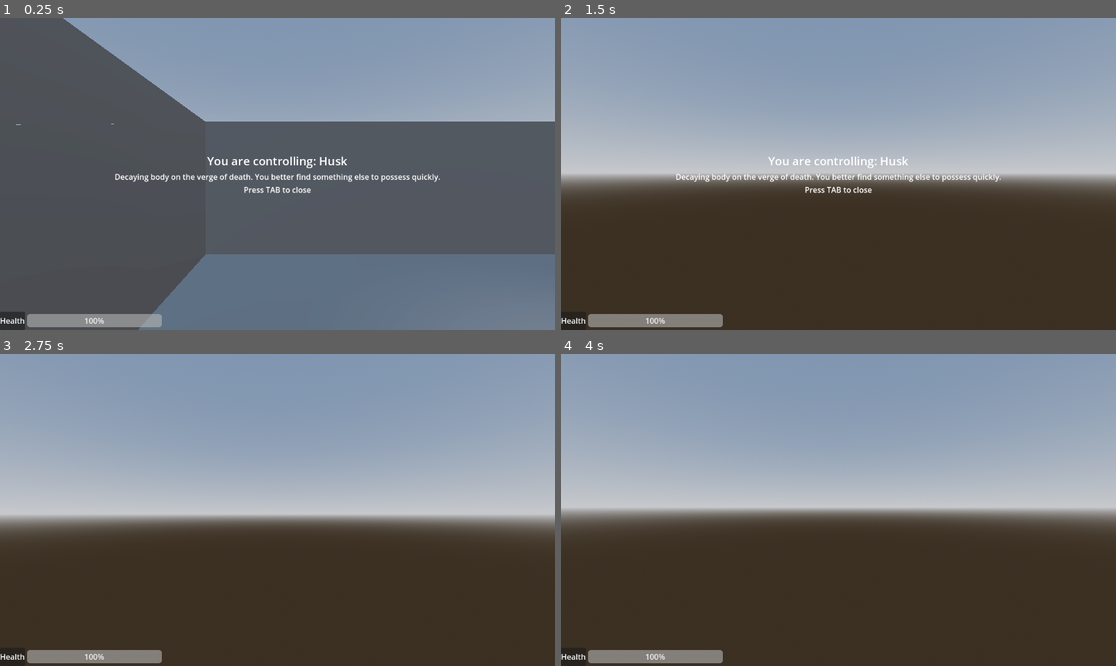
Above: before the commit, frames 1-4 (two rows, left to right).
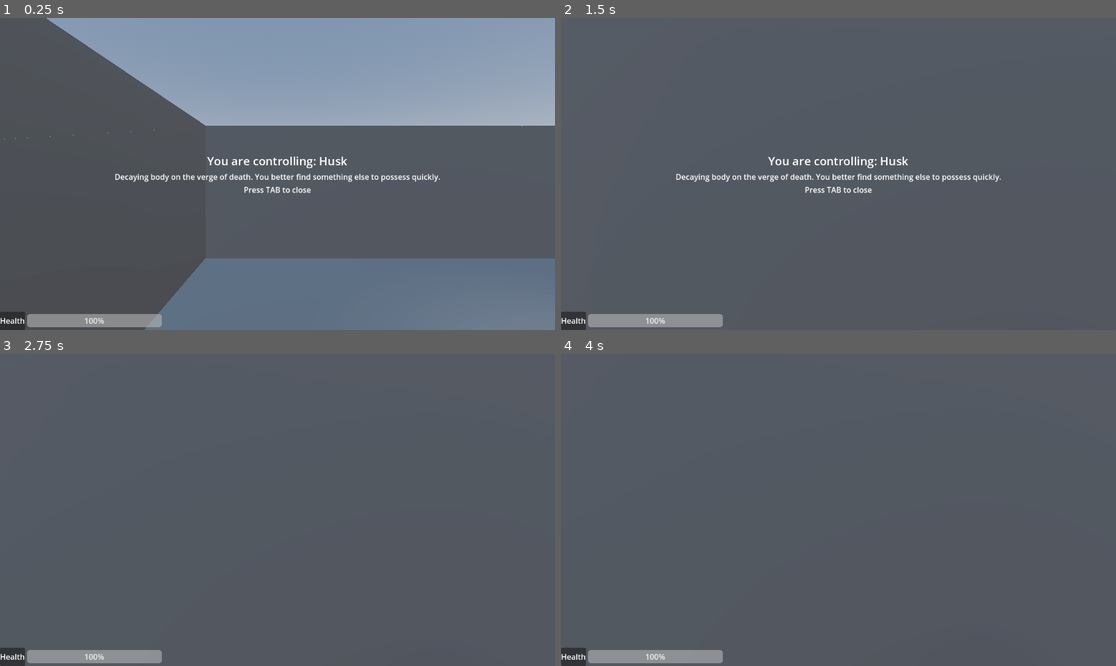
Above: after the commit, the same moments.

Repository: city-high-rider/soulswap
Game: Godot game, scene res://test_level.tscn
The game is run twice, just before and just after one commit, with the same random seed, the same clock (stepped at 60 frames per second) and the same inputs.
Inputs (mouse positions are in pixels of both pictures, inside the frame that each line leads up to):
- Up to frame 1 (0.25 s): no input
- Up to frame 2 (1.5 s): move the mouse to (866, 174) at 0.52 s; hold W (forward) from 0.53 s (still down); tap Space (jump) at 0.6, 0.77, 1.07 s; move the mouse to (810, 174) at 1.27 s; tap F (possess) at 1.35 s
- Up to frame 3 (2.75 s): keep holding W (forward); tap Space (jump) at 1.52, 1.55, 1.82, 2.3 s; tap Enter at 2 s; move the mouse to (288, 503) at 2.02 s; press the mouse at (288, 503) at 2.03 s
- Up to frame 4 (4 s): keep holding W (forward); tap R (restart) at 2.75 s; move the mouse to (832, 516) at 2.77 s; release the mouse at (832, 516) at 2.78 s; tap Tab (toggle_info) at 2.85 s; tap Space (jump) at 3.02, 3.05, 3.32, 3.6, 3.77 s; move the mouse to (877, 513) at 3.52 s

The runs differ from the first frame. In frame 1, 2.5% of the frame differs, in the area x 0-100%, y 0-100%; in frame 2, 98%; in frame 3, 99%; in frame 4, 99%.
Error in both runs: Invalid access to property or key 'ghost_mount' on a base object of type 'Nil'. (res://globals/PlayerInfo.gd:25)

Commit message:
tweak gravity and jump height

Diff:
--- a/components/states/shell_states/ground_move.gd
+++ b/components/states/shell_states/ground_move.gd
@@ -2,8 +2,11 @@
 
 # State specifically for grounded movement, that can jump and fall etc.
 
-# Which state to transition to when we fall?
+## Which state to transition to when we fall?
 @export var fall_state : AirState
+
+## How high do we jump?
+@export_range(0,10,0.1) var jump_height : float = 2
 
 func handle_physics(delta: float) -> void:
 	super(delta)
@@ -13,5 +16,5 @@
 func handle_ghost_output(action: String, _payload) -> void:
 	match action:
 		"jump":
-			user.velocity.y += 10
+			user.velocity.y += jump_height
 			state_machine.switch_state(fall_state)
--- a/shells/Husk.tscn
+++ b/shells/Husk.tscn
@@ -49,12 +49,10 @@
 [node name="Move" type="Node" parent="StateMachine" index="0" node_paths=PackedStringArray("fall_state")]
 script = ExtResource("5_5qu6g")
 fall_state = NodePath("../Fall")
-jump_height = 4.0
 
 [node name="Fall" type="Node" parent="StateMachine" index="1" node_paths=PackedStringArray("move_state")]
 script = ExtResource("6_8y3kh")
 move_state = NodePath("../Move")
-gravity = -8.0
 
 [node name="Down" type="Node" parent="StateMachine" index="2"]
 script = ExtResource("7_xrxxh")
